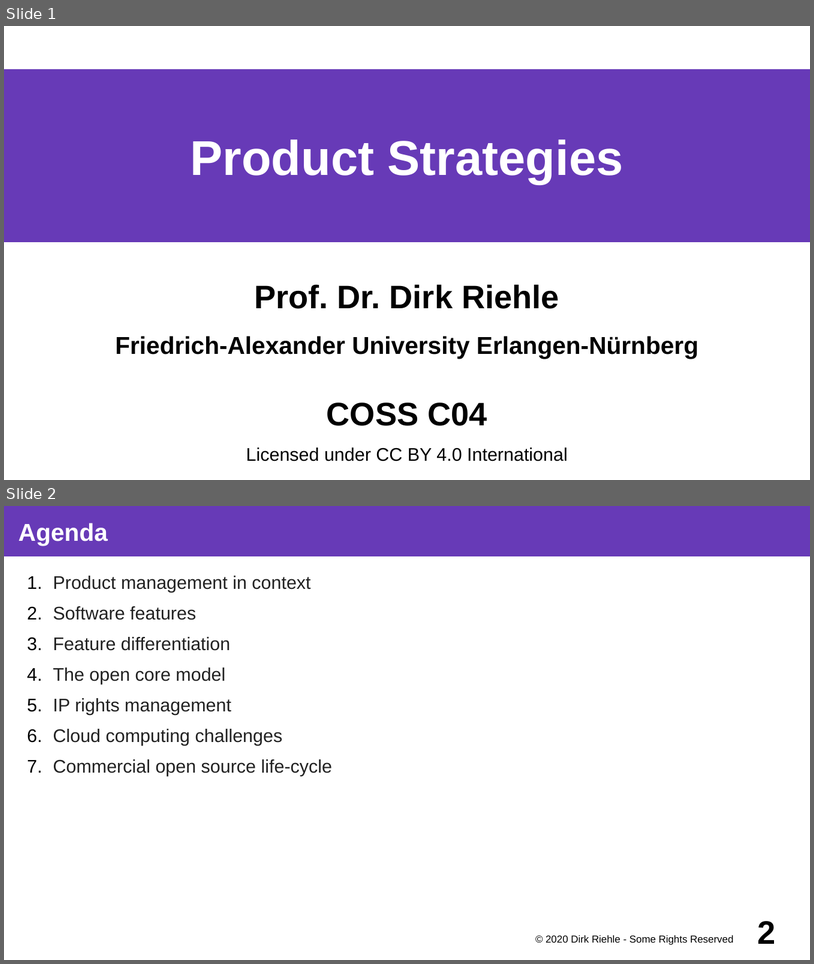
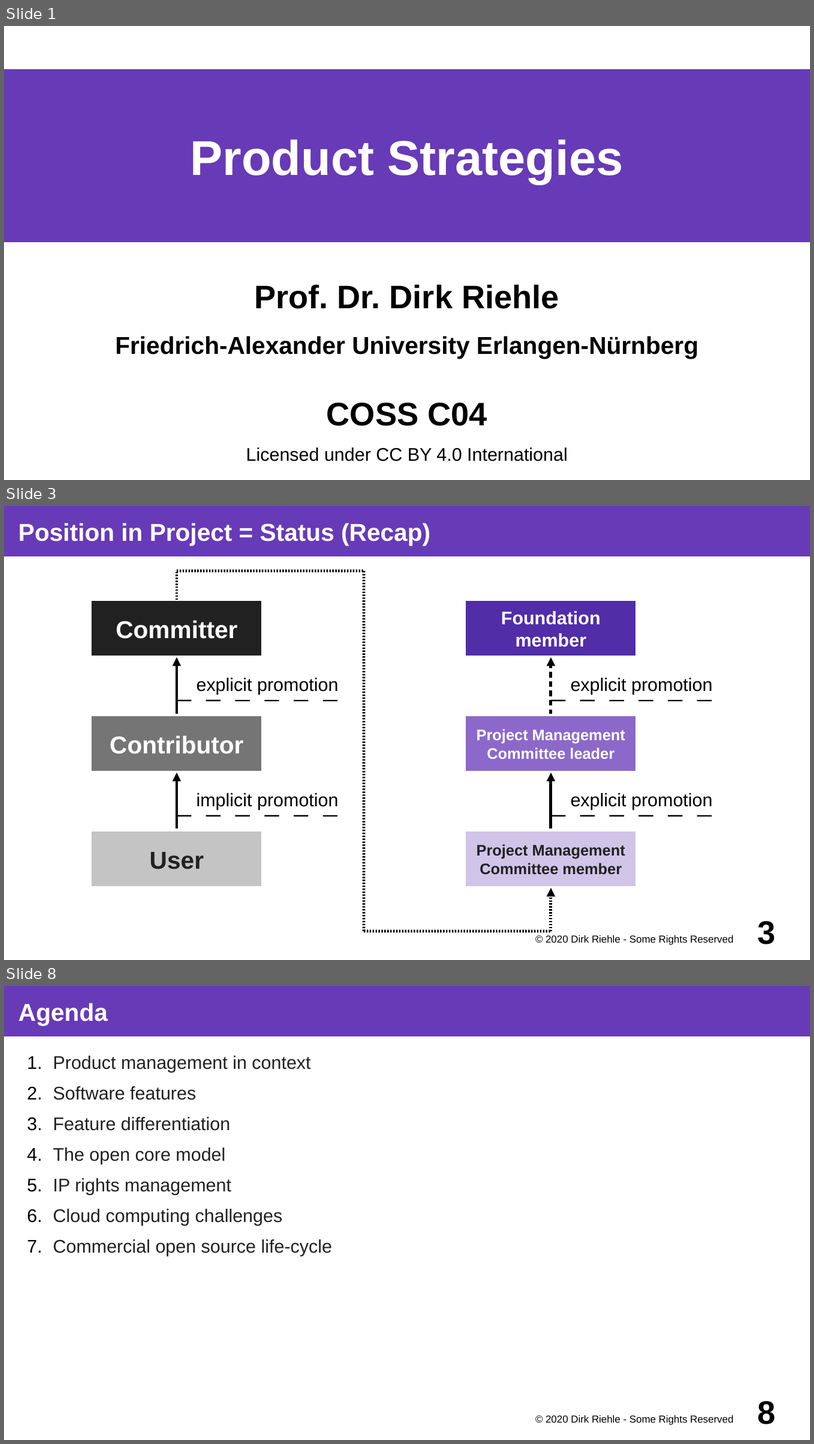
Before and after one commit to dirkriehle/coss-course, a slide deck: Lecture slides/COSS C04 - Product Strategies.odp. Shown one above the other, each under a label of ours: slides 1 and 2 before the commit, slides 1, 3 and 8 after it; the slides between them are not shown. The pictures are 814x964 and 814x1444 pixels, drawn with LibreOffice and Linux fonts; fonts in the diff are those of the drawing. Boxes give left, top, right and bottom in pixels: in the first picture for what was removed or moved away, otherwise in the second. Text is boxed around its words. In the diff, an @@ line names an element or a change of style, - is before the commit and + after.

```diff
--- a/Lecture slides/COSS C04 - Product Strategies.odp
+++ b/Lecture slides/COSS C04 - Product Strategies.odp
@@ slide 3 added at [4, 506, 810, 960], background #FFFFFF @@
@@ title added at [4, 506, 810, 556], fill #673AB7, 24 pt, text #FFFFFF, bold @@
+Position in Project = Status (Recap)
@@ group added at [90, 571, 724, 931]: 7 lines, 6 rectangles, 5 elbow arrows, 4 texts, 1 elbow line @@
+Committer
+Contributor
+explicit promotion
+implicit promotion
+User
+Foundation
+member
+Project Management Committee leader
+explicit promotion
+explicit promotion
+Project Management
+Committee member
@@ text added at [546, 934, 734, 945], 10 pt, text #000000 @@
+© 2020 Dirk Riehle - Some Rights Reserved
@@ page number added at [758, 921, 776, 944], 32 pt, text #000000, bold @@
+3
@@ what was slide 2 is now slide 8 @@
@@ page number at [758, 1401, 776, 1424]: text changed @@
-2
+8
```
Also in this commit, not shown: 5 other slides added, 13 other files.
